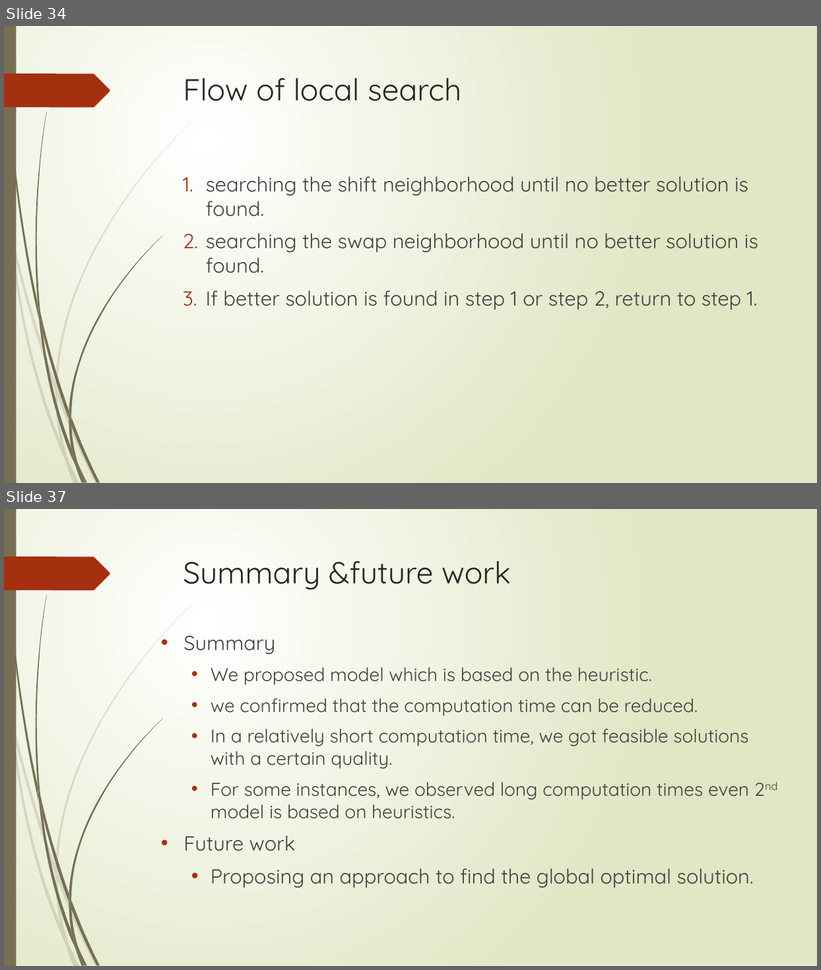
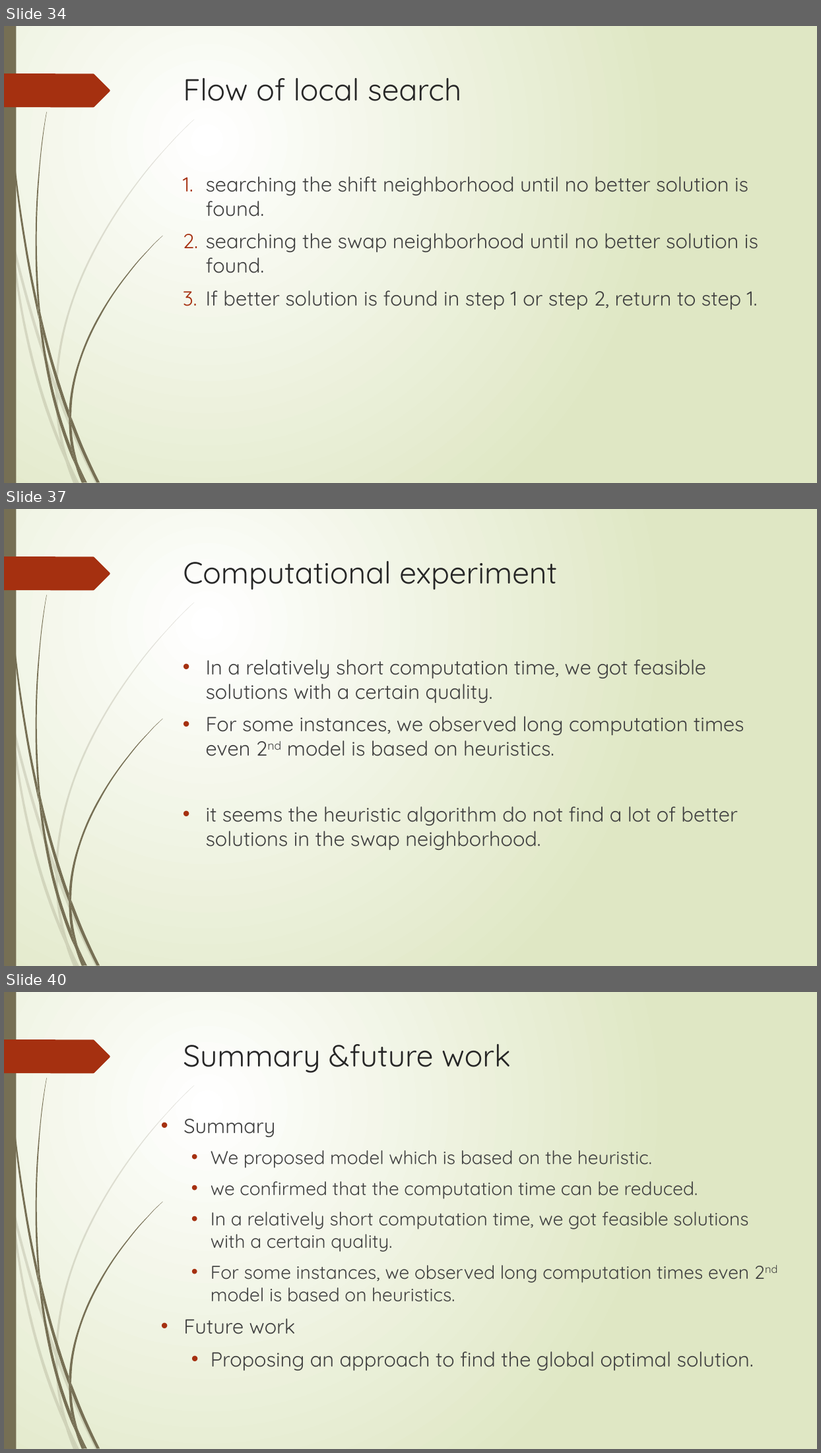
Before and after one commit to r-kurosu/kline_new, a slide deck: 竹田_修論発表.pptx. Shown one above the other, each under a label of ours: slides 34 and 37 before the commit, slides 34, 37 and 40 after it; the slides between them are not shown. The pictures are 821x970 and 821x1453 pixels, drawn with LibreOffice and Linux fonts; fonts in the diff are those of the drawing. Boxes give left, top, right and bottom in pixels: in the first picture for what was removed or moved away, otherwise in the second. Text is boxed around its words. In the diff, an @@ line names an element or a change of style, - is before the commit and + after.

```diff
--- a/竹田_修論発表.pptx
+++ b/竹田_修論発表.pptx
@@ slide 37 added at (x1=4, y1=509, x2=817, y2=966), background gradient #FFFFFF to #DFE8C4; not listed: 24 template elements that a slide beside it also shows @@
@@ title added at (x1=183, y1=561, x2=557, y2=590), 36 pt, text #262626 @@
+Computational experiment
@@ text added at (x1=206, y1=659, x2=745, y2=850), 24 pt, text #404040 @@
+• In a relatively short computation time, we got feasible solutions with a certain quality.
+• For some instances, we observed long computation times even 2nd model is based on heuristics.
+• it seems the heuristic algorithm do not find a lot of better solutions in the swap neighborhood.
@@ what was slide 37 is now slide 40 @@
```
Also in this commit, not shown: 2 slides changed, 2 other slides added.
